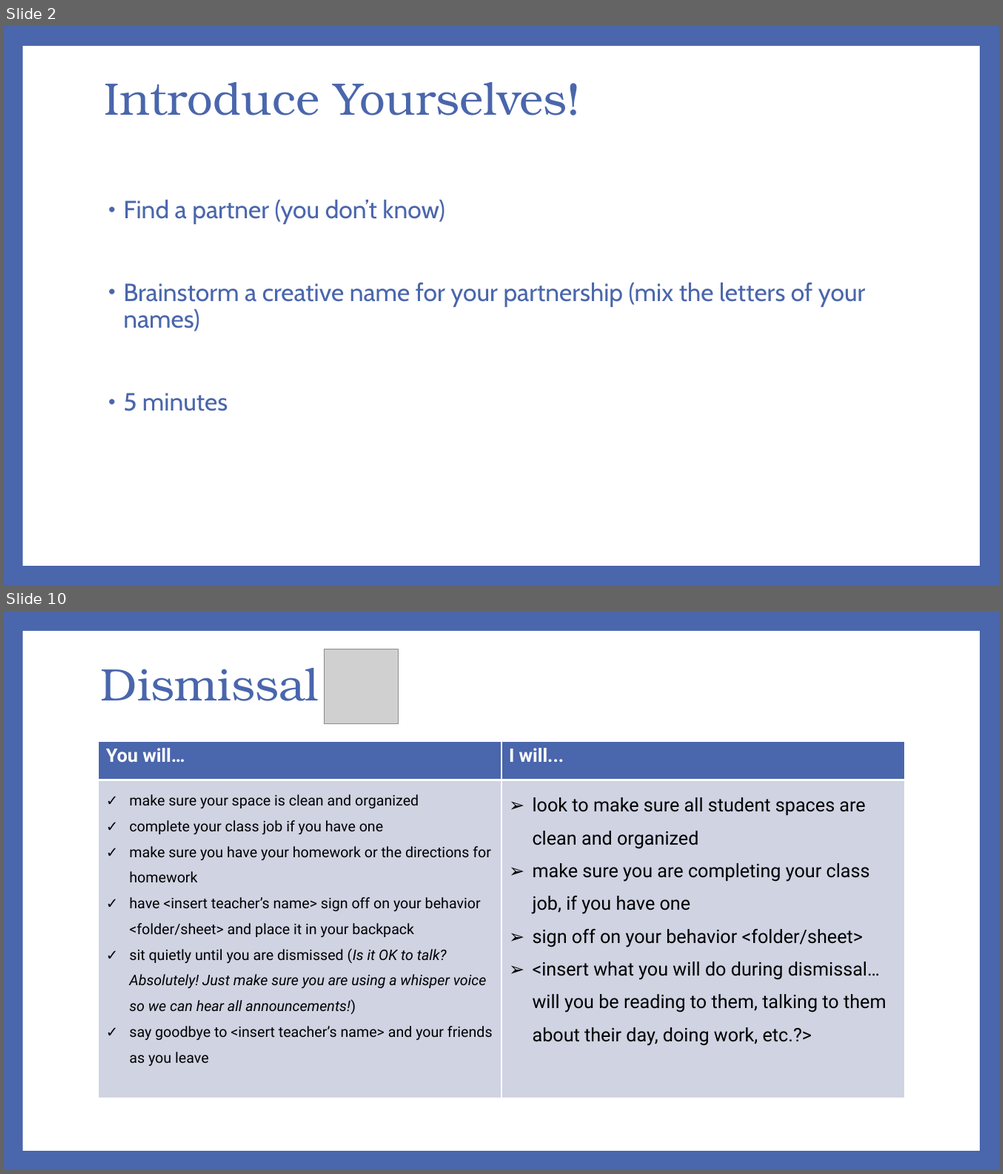
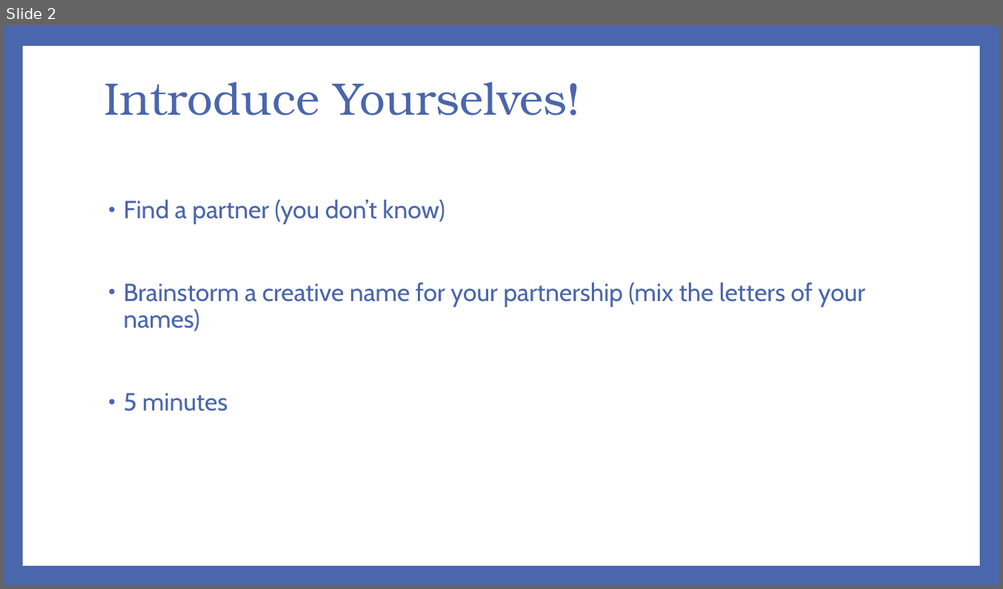
Before and after one commit to richard1au/1531-19t3, a slide deck: slides/week1.pptx. Shown one above the other, each under a label of ours: slides 2 and 10 before the commit, slide 2 after it; the slides between them are not shown. The pictures are 1003x1174 and 1003x589 pixels, drawn with LibreOffice and Linux fonts; fonts in the diff are those of the drawing; grey boxes stand for pictures. Boxes give left, top, right and bottom in pixels: in the first picture for what was removed or moved away, otherwise in the second. Text is boxed around its words. In the diff, an @@ line names an element or a change of style, - is before the commit and + after.

```diff
--- a/slides/week1.pptx
+++ b/slides/week1.pptx
@@ slide 10 removed at (4, 611, 999, 1170), background #4A66AC; not listed: 1 template element that a slide beside it also shows @@
@@ picture removed at (324, 649, 398, 723) @@
@@ title removed at (101, 668, 318, 701) @@
-Dismissal
@@ table removed at (99, 741, 905, 1098), 2 rows, 2 columns @@
-You will… | I will...
-make sure your space is clean and organized / complete your class job if you have one / make sure you have your homework or the directions for homework / have <insert teacher’s name> sign off on your behavior <folder/sheet> and place it in your backpack / sit quietly until you are dismissed (Is it OK to talk? Absolutely! Just make sure you are using a whisper voice so we can hear all announcements!) / say goodbye to <insert teacher’s name> and your friends as you leave | look to make sure all student spaces are clean and organized / make sure you are completing your class job, if you have one / sign off on your behavior <folder/sheet> / <insert what you will do during dismissal… will you be reading to them, talking to them about their day, doing work, etc.?>
```
Also in this commit, not shown: 3 slides changed, 9 slides added, 5 other slides removed.
